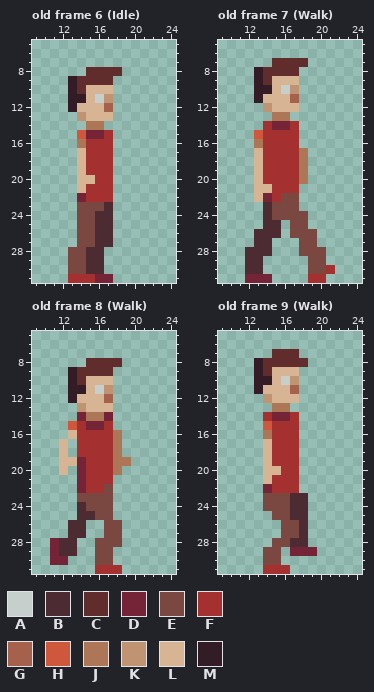
A pixel-art file gets an edit: Assets/1_Sprites/Player/Player.aseprite. Above is the file before it was changed.
32x32 pixels, 11 frames. Shown: old frame 6 (Idle): x 9..24, y 5..31; old frame 7 (Walk): x 9..24, y 5..31; old frame 8 (Walk): x 9..24, y 5..31; old frame 9 (Walk): x 9..24, y 5..31. The commit also changed other frames, which this record leaves out.
Palette (. is transparent): A #c7cfcc  B #4d2b32  C #602c2c  D #752438  E #7a4841  F #a53030  G #a5614c  H #cf573c  J #ad7757  K #c09473  L #d7b594  M #341c27
New version:
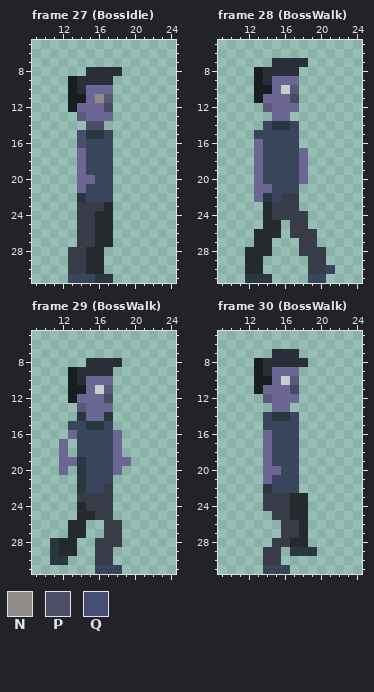
Colours new in this view: N #908a88  P #4d4d66  Q #454e73
A new or re-ordered frame is compared with the old frame closest to it.
The exact change:
frames 11 -> 32
colour B: #4d2b32 -> #252a2e
colour C: #602c2c -> #292e38
colour D: #752438 -> #293740
colour E: #7a4841 -> #383c49
colour F: #a53030 -> #39455a
colour G: #a5614c -> #474a60
colour K: #c09473 -> #5b597a
colour L: #d7b594 -> #6c6695
colour M: #341c27 -> #181e1f
Frame 27 (BossIdle) is new; against old frame 6 (Idle), layers "head", "arm right":
y 11: x 16 A -> N
y 14: x 15..16 JJ -> PP
y 15: x 14 H -> Q
y 16: x 14 J -> P
Frame 28 (BossWalk) is new; against old frame 7 (Walk), layers "head", "arm right", "arm left":
y 13: x 15..16 JJ -> LL
y 15: x 13 H -> F
y 16: x 13 J -> L
y 17..20: x 18 J -> L
Frame 29 (BossWalk) is new; against old frame 8 (Walk), layers "head", "arm right", "arm left":
y 14: x 15..16 JJ -> LL
y 15: x 13 H -> F
y 16..18: x 18 J -> L
y 19: x 18..19 JJ -> LL
y 20: x 18 J -> L
Frame 30 (BossWalk) is new; against old frame 9 (Walk), layers "head", "arm right":
y 13: x 15..16 JJ -> LL
y 15: x 14 H -> F
y 16: x 14 J -> L
Pixel boxes of the changes (left, top, right, bottom) in both pictures:
changed: (68, 67, 122, 283)
changed: (245, 58, 335, 283)
changed: (50, 358, 131, 574)
changed: (254, 349, 317, 574)
